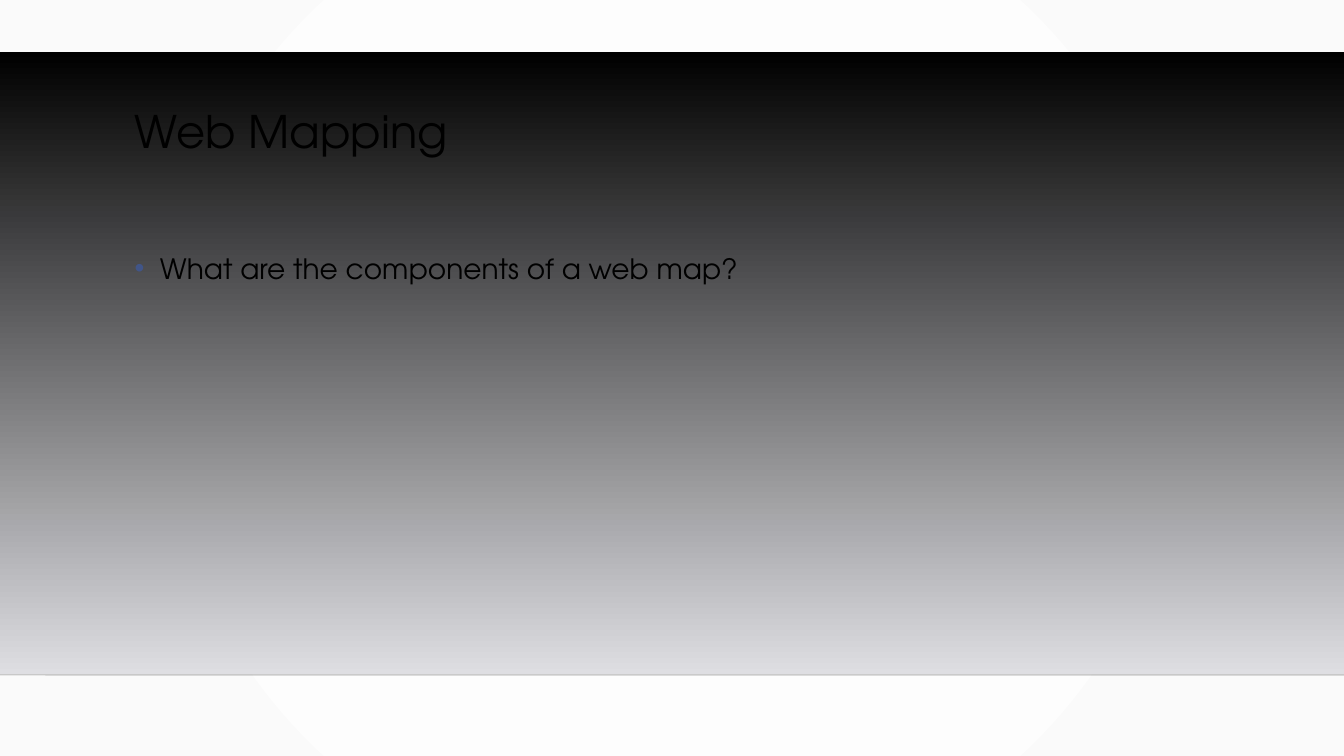
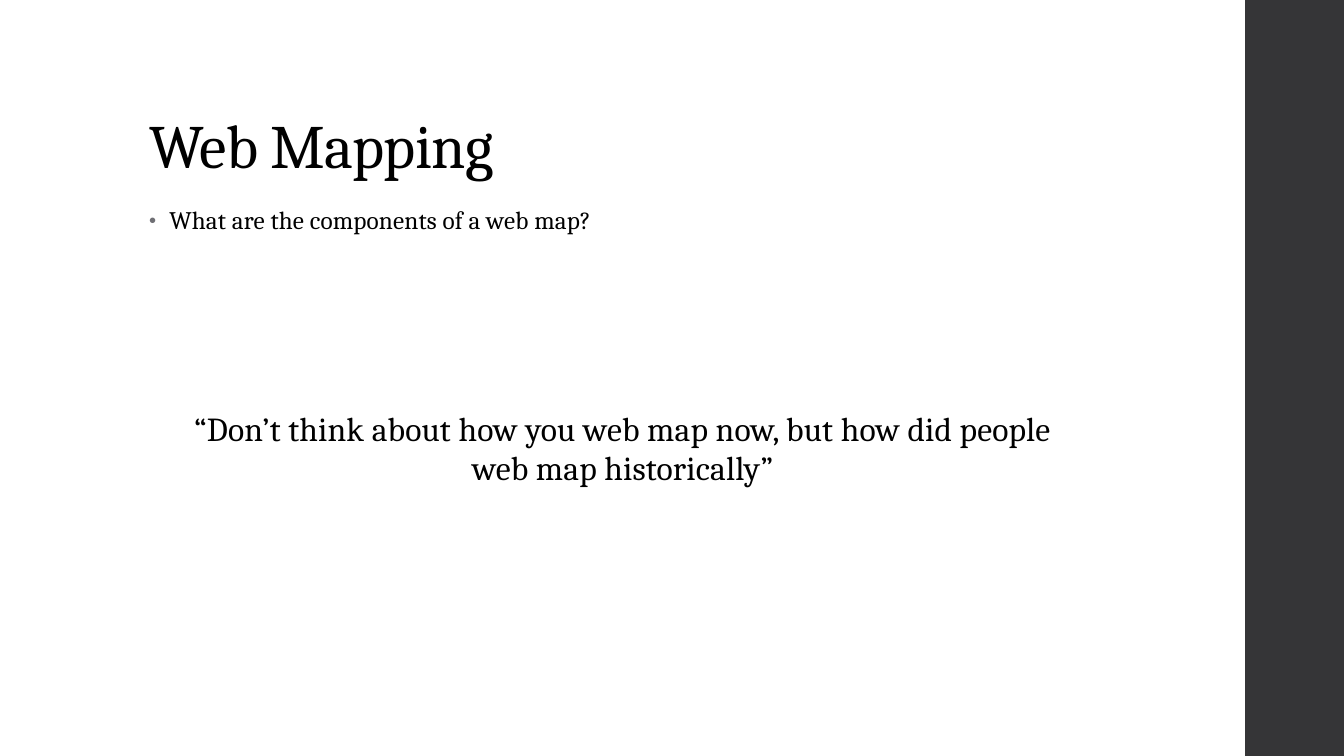
Before and after one commit to MGIS-UMN/GIS5577_week9, a slide deck: slide 2 of WebMapping_Backend.odp. Drawn at 1344x756 pixels with LibreOffice and Linux fonts; fonts in the diff are those of the drawing; background and template pictures are left out. Boxes give left, top, right and bottom in pixels: in the first picture for what was removed or moved away, otherwise in the second. Text is boxed around its words. In the diff, an @@ line names an element or a change of style, - is before the commit and + after.

```diff
--- a/WebMapping_Backend.odp
+++ b/WebMapping_Backend.odp
@@ background gradient #FFFFFF to #FAFAFA to #FFFFFF @@
@@ freeform shape added at box(1245, 0, 1344, 756), fill #353537 @@
@@ freeform shape removed at box(0, 51, 1344, 675) @@
@@ title "Web Mapping": place and size @@
-title "Web Mapping" at box(135, 95, 447, 172)
+title "Web Mapping" at box(149, 125, 493, 181)
@@ title "Web Mapping" at box(149, 125, 493, 181): size 32 to 44 pt, font TeX Gyre Adventor to Cambria, letter spacing 0 to -0.5 pt; vertical alignment top to bottom @@
@@ text "What are the components of ...": place and size @@
-text "What are the components of ..." at box(160, 258, 738, 284)
+text "What are the components of ..." at box(169, 211, 1050, 488)
@@ text at box(169, 211, 590, 235): size 20 to 18 pt, font TeX Gyre Adventor to Cambria, letter spacing 0 to 0.1 pt in "What are the components of a web ..."; indent changed; line spacing 1.2 to 0.95; more space between paragraphs; bullet colour #415588 to #6F6F74 @@
@@ text at box(194, 417, 1050, 488): paragraph added @@
+“Don’t think about how you web map now, but how did people web map historically”
@@ line removed from (0, 675) to (1344, 675) @@
```
Also in this commit, not shown: 17 other slides changed, 3 slides added, 1 slide removed, 1 other file.
